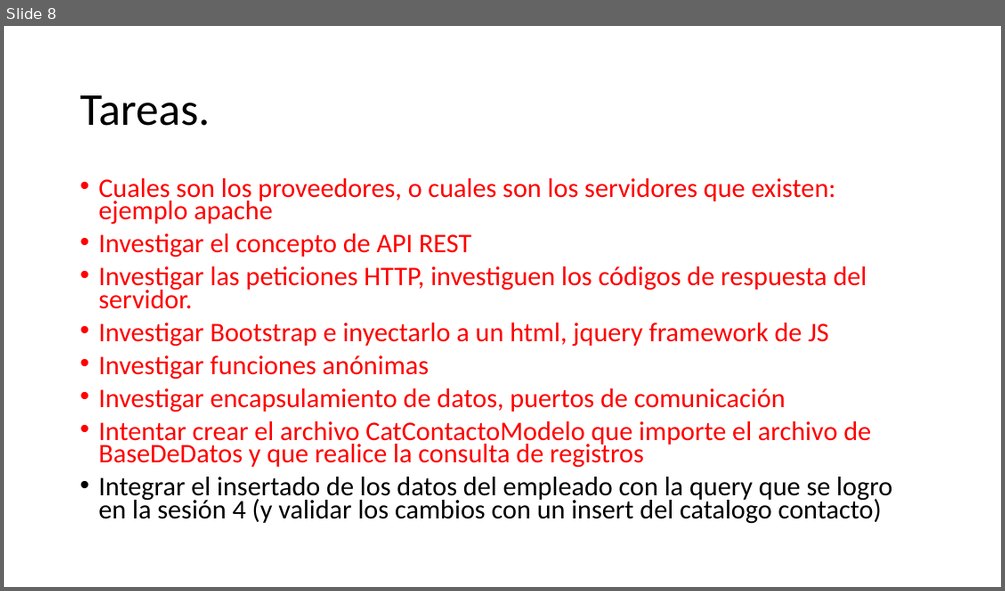
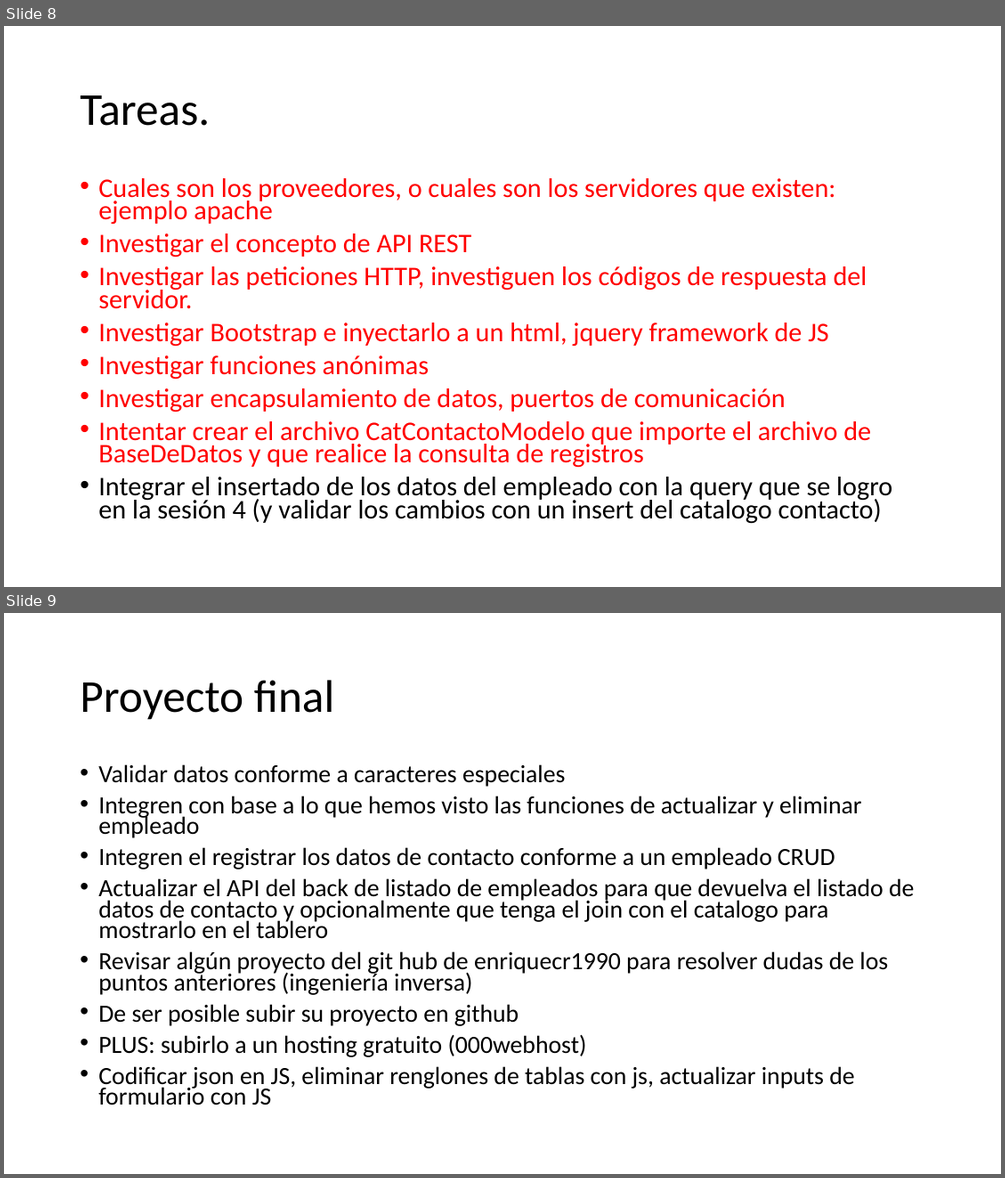
Before and after one commit to enriquecr1990/cap_php_ago22, a slide deck: presentacion/Presentación1.pptx. Shown one above the other, each under a label of ours: slide 8 before the commit, slides 8 and 9 after it. The pictures are 1005x591 and 1005x1178 pixels, drawn with LibreOffice and Linux fonts; fonts in the diff are those of the drawing. Boxes give left, top, right and bottom in pixels: in the first picture for what was removed or moved away, otherwise in the second. Text is boxed around its words. In the diff, an @@ line names an element or a change of style, - is before the commit and + after.

```diff
--- a/presentacion/Presentación1.pptx
+++ b/presentacion/Presentación1.pptx
@@ slide 9 added at (x1=4, y1=613, x2=1001, y2=1174), background #FFFFFF @@
@@ title added at (x1=80, y1=680, x2=334, y2=720), 44 pt, text #000000 @@
+Proyecto final
@@ text added at (x1=98, y1=764, x2=914, y2=1105), 23.8 pt, text #000000 @@
+• Validar datos conforme a caracteres especiales
+• Integren con base a lo que hemos visto las funciones de actualizar y eliminar empleado
+• Integren el registrar los datos de contacto conforme a un empleado CRUD
+• Actualizar el API del back de listado de empleados para que devuelva el listado de datos de contacto y opcionalmente que tenga el join con el catalogo para mostrarlo en el tablero
+• Revisar algún proyecto del git hub de enriquecr1990 para resolver dudas de los puntos anteriores (ingeniería inversa)
+• De ser posible subir su proyecto en github
+• PLUS: subirlo a un hosting gratuito (000webhost)
+• Codificar json en JS, eliminar renglones de tablas con js, actualizar inputs de formulario con JS
```
Also in this commit, not shown: 1 slide changed, 10 other files.
